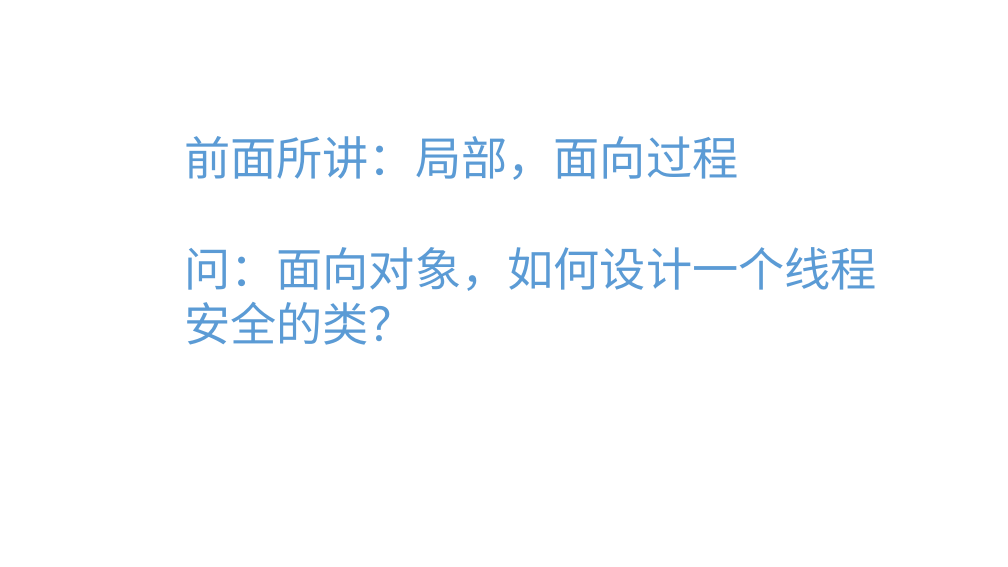
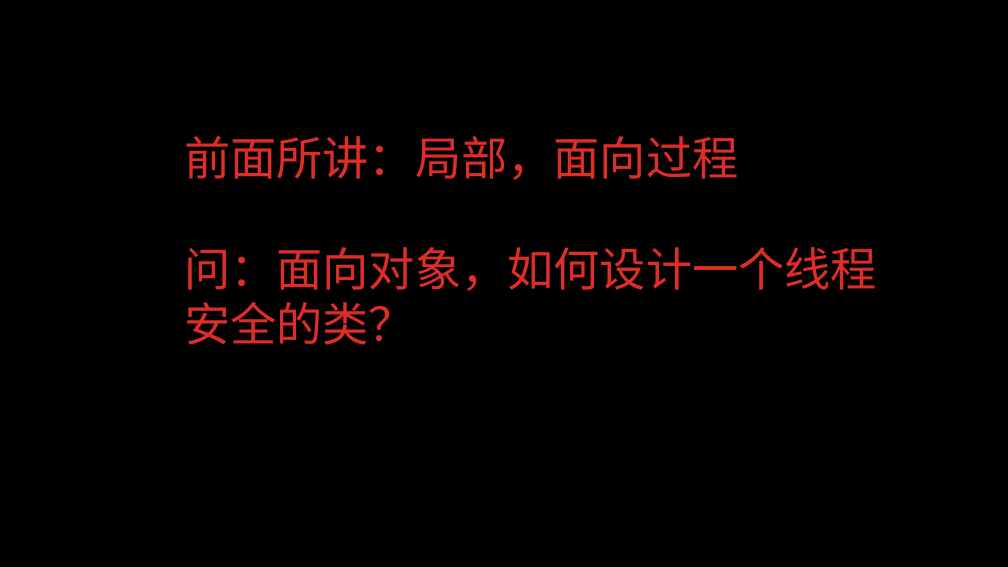
Before and after one commit to GerogeLeon/multithread_demo, a slide deck: slide 18 of JAVA并发编程.pptx. Drawn at 1008x567 pixels with LibreOffice and Linux fonts; fonts in the diff are those of the drawing; background and template pictures are left out. Boxes give left, top, right and bottom in pixels: in the first picture for what was removed or moved away, otherwise in the second. Text is boxed around its words. In the diff, an @@ line names an element or a change of style, - is before the commit and + after.

```diff
--- a/JAVA并发编程.pptx
+++ b/JAVA并发编程.pptx
@@ background #FFFFFF to #000000 @@
@@ text "前面所讲：局部，面向过程" at (x1=184, y1=136, x2=877, y2=345): font Calibri to TeX Gyre Adventor, text colour #5B9BD5 to #DF2E28 @@
```
Also in this commit, not shown: 34 other slides changed, 1 slide added.
